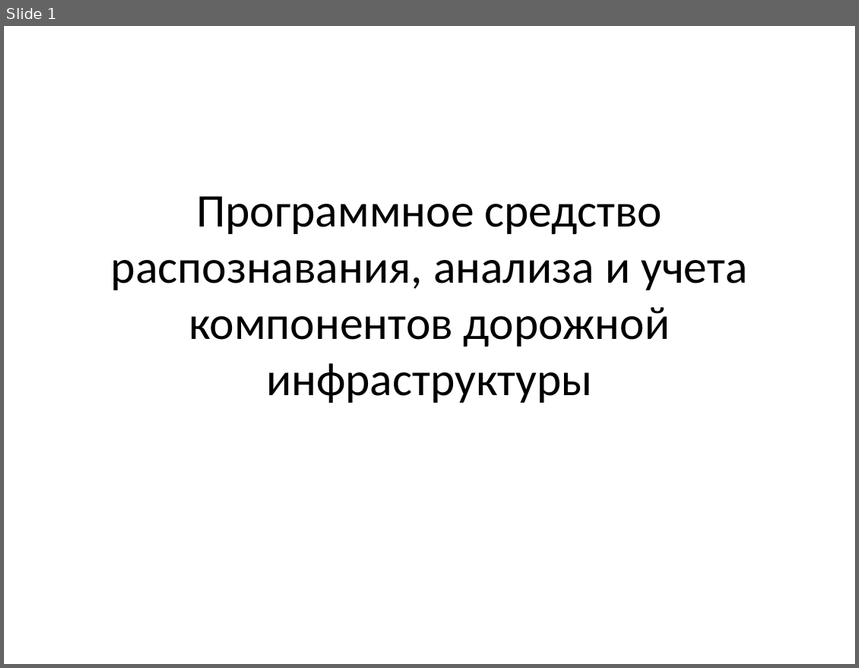
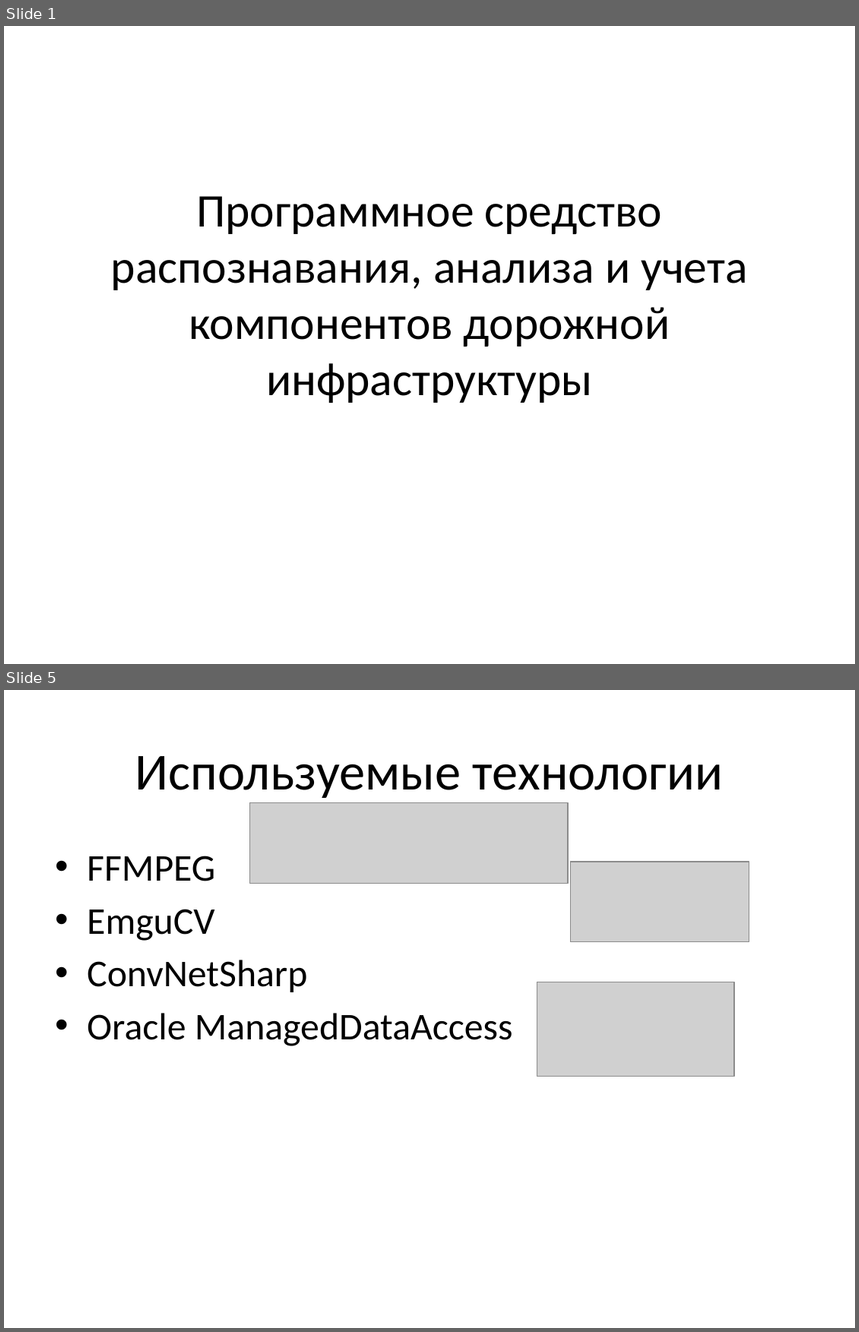
Before and after one commit to Jekillokda/Diplom, a slide deck: доделать/Презентация.pptx. Shown one above the other, each under a label of ours: slide 1 before the commit, slides 1 and 5 after it; the slides between them are not shown. The pictures are 859x668 and 859x1332 pixels, drawn with LibreOffice and Linux fonts; fonts in the diff are those of the drawing; grey boxes stand for pictures. Boxes give left, top, right and bottom in pixels: in the first picture for what was removed or moved away, otherwise in the second. Text is boxed around its words. In the diff, an @@ line names an element or a change of style, - is before the commit and + after.

```diff
--- a/доделать/Презентация.pptx
+++ b/доделать/Презентация.pptx
@@ slide 5 added at [4, 690, 855, 1328], background #FFFFFF @@
@@ title added at [135, 756, 723, 798], 44 pt, text #000000 @@
+Используемые технологии
@@ picture added at [250, 803, 569, 883] @@
@@ text added at [87, 856, 513, 1046], 32 pt, text #000000 @@
+• FFMPEG
+• EmguCV
+• ConvNetSharp
+• Oracle ManagedDataAccess
@@ picture added at [570, 862, 749, 942] @@
@@ picture added at [537, 983, 734, 1076] @@
```
Also in this commit, not shown: 4 other slides added, 33 other files.
